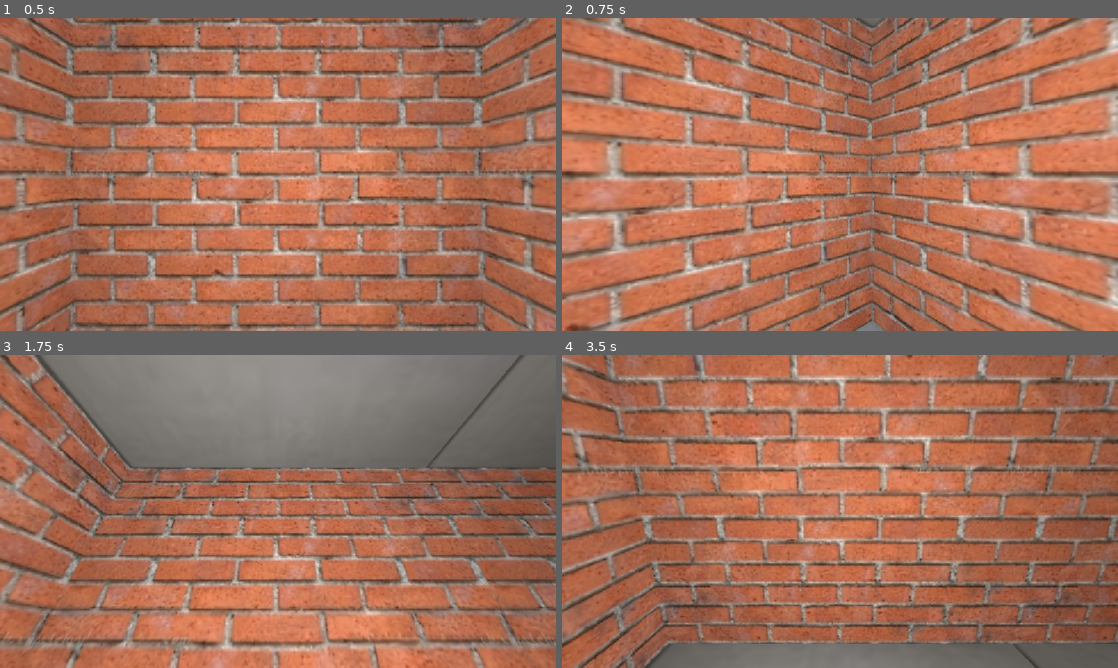
Above: before the commit, frames 1-4 (two rows, left to right).
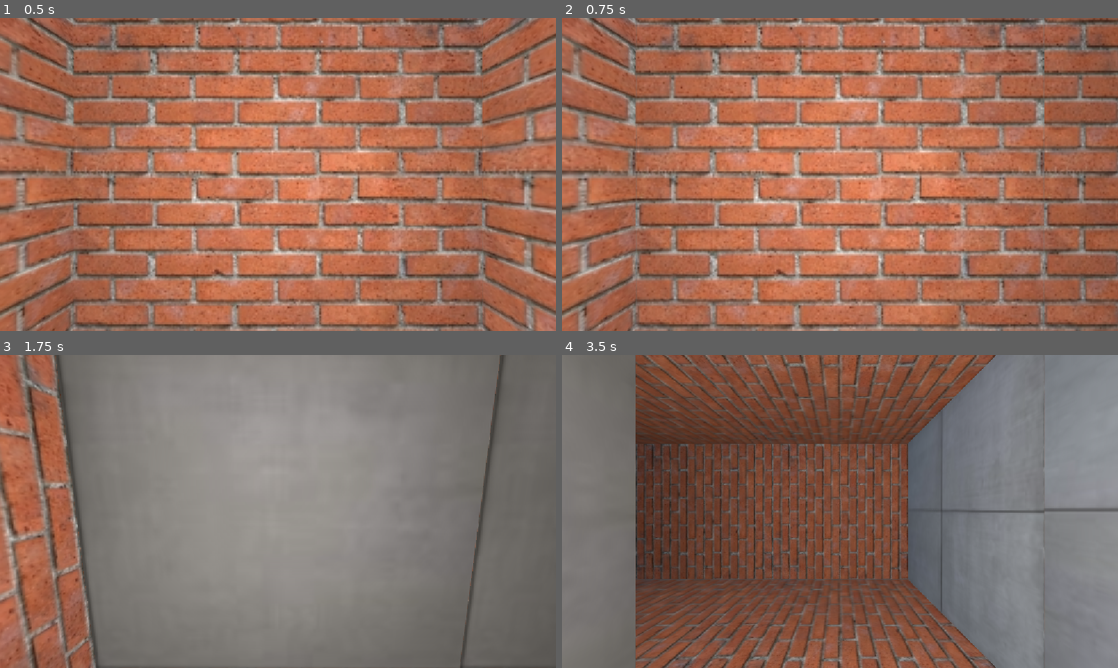
Above: after the commit, the same moments.

Repository: coopermeade-hash/Wall-Crawler
Game: Godot game, scene res://Scenes/game.tscn
Two runs of this game, one before a commit and one after it. Both use one fixed random seed, a clock stepped at 60 frames per second and the inputs below.
Inputs:
- Up to frame 1 (0.5 s): no input
- Up to frame 2 (0.75 s): tap Enter at 0.5 s; hold Right (turn_right) from 0.53 s (still down); hold Z (wall_crawl) from 0.53 s (still down)
- Up to frame 3 (1.75 s): tap Space (attack, bound only after the commit) at 0.8, 1.35 s; release Right (turn_right) at 1.28 s; release Z (wall_crawl) at 1.28 s; hold Down (move_backward) from 1.28 s (still down); tap Z (wall_crawl) at 1.55 s
- Up to frame 4 (3.5 s): release Down (move_backward) at 2.03 s; hold Right (turn_right) 2.03-2.78 s; hold Z (wall_crawl) 2.03-2.78 s; tap Space (attack, bound only after the commit) at 2.3, 2.75, 2.85 s; hold Up (move_forward) from 2.78 s (still down); tap Z (wall_crawl) at 3.05 s

Frame 1 is identical in both runs. In frame 2, 77% of the frame differs, in the area x 0-100%, y 0-100%; in frame 3, 67%; in frame 4, 94%.

Commit message:
Added attacks, victims, made player unable to fall
Added attacks, victims to eat, and made the player enter a stumble state when trying to move to onto a pit. This is my last commit tonight.

Diff:
--- /dev/null
+++ b/wall-crawler/Resources/Materials/victim_mat.tres
@@ -0,0 +1,7 @@
+[gd_resource type="StandardMaterial3D" format=3 uid="uid://3wpnaqnspnrh"]
+
+[resource]
+albedo_color = Color(1, 0.73333335, 0, 1)
+metallic = 0.7
+metallic_specular = 1.0
+roughness = 0.3
--- /dev/null
+++ b/wall-crawler/Scenes/Entity/victim.gd
@@ -0,0 +1,28 @@
+extends CharacterBody3D
+
+"""Our victims of the hour.
+
+* Should they wander?
+* Should they give odd benifits, like seeing through walls, or forcefully splitting us?
+"""
+
+const lethal_velocity = 100
+
+#ADD ANY EATING SHENANIGANS NOW.
+func eaten():
+	queue_free()
+
+#Death, for when they fall to thier doom, and we want gore and viscera. Does nothing for now.
+var dead = false
+func die():
+	dead = true
+
+
+var velocity_last_frame : Vector3
+func _physics_process(delta: float) -> void:
+	velocity += 10 * Vector3.DOWN * delta
+
+	if (velocity_last_frame - velocity).length() > lethal_velocity and not dead:
+		die()
+
+	velocity_last_frame = velocity
--- /dev/null
+++ b/wall-crawler/Scenes/Entity/victim.tscn
@@ -0,0 +1,18 @@
+[gd_scene format=3 uid="uid://eri3101y30lq"]
+
+[ext_resource type="Script" uid="uid://ck4sse4mw0gc3" path="res://Scenes/Entity/victim.gd" id="1_bvq1e"]
+[ext_resource type="Material" uid="uid://3wpnaqnspnrh" path="res://Resources/Materials/victim_mat.tres" id="1_wt0wq"]
+
+[sub_resource type="CapsuleMesh" id="CapsuleMesh_g4v7s"]
+material = ExtResource("1_wt0wq")
+
+[sub_resource type="CapsuleShape3D" id="CapsuleShape3D_g4v7s"]
+
+[node name="Victim" type="CharacterBody3D" unique_id=1136784696]
+script = ExtResource("1_bvq1e")
+
+[node name="MeshInstance3D" type="MeshInstance3D" parent="." unique_id=1992926711]
+mesh = SubResource("CapsuleMesh_g4v7s")
+
+[node name="CollisionShape3D" type="CollisionShape3D" parent="." unique_id=2087581101]
+shape = SubResource("CapsuleShape3D_g4v7s")
--- a/wall-crawler/Scenes/Map/WorldGen/world_gen.gd
+++ b/wall-crawler/Scenes/Map/WorldGen/world_gen.gd
@@ -10,9 +10,9 @@
 const WALL_ID = 0
 
 #The WIDTH, HEIGHT, and LENGTH of the maze. Constants are in caps.
-const WIDTH = 32
-const HEIGHT = 32
-const LENGTH = 32
+var WIDTH = 32
+var HEIGHT = 32
+var LENGTH = 32
 
 #The six cardinal directions of 3D space.
 const DIRS = [Vector3.LEFT, Vector3.RIGHT, Vector3.UP, Vector3.DOWN, Vector3.FORWARD, Vector3.BACK]
@@ -21,6 +21,15 @@
 func is_out_of_bounds(point : Vector3):
 	var is_false = point.x < 0 or point.y < 0 or point.z < 0 or point.x >= WIDTH or point.y >= HEIGHT or point.z >= LENGTH
 	return is_false
+
+var dead_ends = []
+
+
+func _init(width : int, height : int, length : int) -> void:
+	WIDTH = width
+	HEIGHT = height
+	LENGTH = length
+
 
 #Create a maze. walker_LENGTH is how long each walker will walk if it doesn't hit anything
 #Path count is the number of walkers
@@ -74,6 +83,8 @@
 
 			#if the dirs are empty, die, and start a new walker.
 			if dirs.is_empty():
+				#We also add the dead end to a list of dead ends
+				dead_ends.append(current_cell)
 				break
 
 			#Pick a random selected direction
--- a/wall-crawler/Scenes/Map/grid_map.gd
+++ b/wall-crawler/Scenes/Map/grid_map.gd
@@ -5,12 +5,19 @@
 """
 ##NOTE: The gridmap is set at 2x2x2 meter cells, so all player and tile movement will be a 2m increments unless we change it.
 
+@export var world_size = Vector3(32,32,32)
+
+#Made this an export in case we change the directory for the victim
+@export var victim_scene : PackedScene
+#How often a victim will be generated.
+@export_range(0.0, 1.0, 0.01) var victim_chance = 0.1
+
 #The player node, TODO: Replace this with something more fitting later when we get the splitting done.
 @onready var player = get_tree().get_first_node_in_group("player")
 
 func _ready() -> void:
-	var world_gen = WorldGen.new()
-	var cells = world_gen.create_maze()
+	var world_gen = WorldGen.new(world_size.x, world_size.y, world_size.z)
+	var cells = world_gen.create_maze(256, 32)
 
 
 
@@ -20,8 +27,27 @@
 				set_cell_item(Vector3i(x, y, z), cells[x][y][z])
 
 	place_player()
+	place_victims(world_gen.dead_ends)
 
 
 func place_player():
-	#Puts player in the center.
-	player.position = map_to_local(Vector3i.ONE * 16)
+	var start_tile = world_size / 2
+	#While we are in midair, move us down by one tile.
+	while get_cell_item(start_tile + Vector3.DOWN) == -1:
+		start_tile.y -= 1
+
+	#Puts player in the center, or close to it.
+	player.position = map_to_local(start_tile)
+
+
+func place_victims(dead_ends : Array ):
+	for dead_end in dead_ends:
+		#if a dead end is the center, skip, as that is where the player is.
+		if dead_end == Vector3.ONE * 16:
+			continue
+		var random_chance = randf()
+		#if there is a victim scene and we are below the victim chance.
+		if random_chance <= victim_chance and victim_scene:
+			var new_victim = victim_scene.instantiate()
+			new_victim.position = map_to_local(dead_end)
+			add_child(new_victim)
--- a/wall-crawler/Scenes/Player/Player.gd
+++ b/wall-crawler/Scenes/Player/Player.gd
@@ -3,24 +3,32 @@
 """This is a simple player controller. Splitscreen effects are to added later.
 
 We need the snake component, though i'm unsure if it'll work in these tight cooridoors, and if it'll be fun.
-We also need the wall crawling component, though with how I've coded it, it could work by:
-	Simply rotating the player 90 degrees in the correct axis so it looks like they are walking on a wall.
-	We could also change the player's gravity to mess with them more, if we want to go in a more escher-like direction.
-		And for gravity we could swap this for a character controller or a rigid body if we want to be lazy.
+We also need the spliiting component, i'm leaving that for saturday.
 """
 
+##NOTE: PLAYER COLLISON IS A SPHERE TO AVOID BEING NUDGED WHEN ROTATING IN X AXIS. DO NOT CHANGE IT. THIS MEANS YOU.
+
 #How long a turn takes in seconds.
-const TURN_SPEED = 0.5
+const TURN_SPEED = 0.2
 #How long it takes to move a tile in seconds.
 const MOVE_SPEED = 0.1
 #The time it takes to wait inbetween a move and being able to move again. Made for fast move speeds.
 const WAIT_TIME = 0.1
 
+@onready var map : GridMap = get_tree().get_first_node_in_group("map")
+
 @onready var camera = $Camera3D
 @onready var raycast = $RayCast3D
+@onready var downcast = $Downcast
 
 #This varible makes sure the player doesn't input while a tween is active, putting them offgrid.
 var can_input = true
+
+
+#Checks if our 'down' is equal to true down, by comparing the distance.
+func check_if_sticking_to_wall(distance_limit = 0.01):
+	var our_down = (basis * Vector3.DOWN).normalized()
+	return (our_down - Vector3.DOWN).length_squared() < distance_limit
 
 
 func _unhandled_input(event: InputEvent) -> void:
@@ -34,6 +42,7 @@
 	elif event.is_action_pressed("turn_right"):
 		turn(-1)
 
+	#Face a wall on crawl onto it.
 	if event.is_action_pressed("wall_crawl"):
 		wall_crawl()
 
@@ -42,6 +51,10 @@
 		await try_move(Vector3.FORWARD)
 	elif event.is_action("move_backward"):
 		await try_move(Vector3.BACK)
+
+	#Kill people
+	if event.is_action_pressed("attack"):
+		try_attack()
 
 
 #Direction is how many degrees the character will turn, in 90 degree increments.
@@ -55,6 +68,11 @@
 	#Turn 90 degrees in TURN_SPEED seconds.
 
 
+
+	##NOTE: I got the target basis and slerp idea from google's AI.
+	##I tested the damn thing piece by piece so I would use as little as possible, but it would give errors about scaling.
+	##I'm sorry, please dont stone me. -Cooper
+
 	#This allows turning to work when wall crawling.
 	var target_basis = basis.rotated(basis_axis.normalized(), PI / 2 * dir)
 
@@ -65,7 +83,7 @@
 			basis = original_basis.slerp(target_basis, slerp_weight)
 			scale = original_scale
 	, 0.0, 1.0, TURN_SPEED)
-
+	##END AI INFLUENCED SECTION.
 	await tween.finished
 	#Wait until tween is done, then make tween work.
 	can_input = true
@@ -81,11 +99,8 @@
 		return
 	if not raycast.get_collider() is GridMap:
 		return
-
 	#Now we perform a turn in the x axis.
-	turn(1, basis.x)
-
-
+	await turn(1, basis.x)
 
 
 
@@ -99,9 +114,18 @@
 	raycast.target_position = direction * length
 	raycast.force_raycast_update()
 
+	#The downcast is so when we are wall crawling, we walk onto thin air and reveal that we don't have gravity while wall crawling.
+	downcast.position = raycast.target_position
+
+
 	#If the raycast collides, something is blocking it, and we shouldn't move.
-	#TODO: Add the wallcrawling element.
+	#TODO: Make this into a bump animation, where we run into the wall.
 	if raycast.is_colliding():
+		return
+
+	#TODO: Make this into a stumbble animation, where we almost fall off but catch ourselves.
+	##NOTE: This makes falling impossible! For now i've removed falling, since we can't do it.
+	if not downcast.is_colliding():
 		return
 
 	#The basis, times the direction so it properly goes to where we are facing, times two so we move a full tile.
@@ -112,7 +136,23 @@
 	#Turn 90 degrees in TURN_SPEED seconds.
 	tween.tween_property(self, "position", position + basis_dir, MOVE_SPEED)
 	await tween.finished
+
 	##NOTE: Aadded this to make holding W not as fast on fast movespeeds. Waits a additional time period.
 	await get_tree().create_timer(WAIT_TIME).timeout
 	#Wait until tween is done, then make tween work.
 	can_input = true
+
+
+
+func try_attack():
+	raycast.target_position = Vector3.FORWARD * 2
+	raycast.force_raycast_update()
+
+	if not raycast.is_colliding():
+		return
+	if raycast.get_collider() is GridMap:
+		return
+
+	var collider = raycast.get_collider()
+	if collider.has_method("eaten"):
+		collider.eaten()
--- a/wall-crawler/Scenes/Player/player.tscn
+++ b/wall-crawler/Scenes/Player/player.tscn
@@ -3,10 +3,13 @@
 [ext_resource type="Script" uid="uid://cmejxqhu5y0y6" path="res://Scenes/Player/Player.gd" id="1_v0iea"]
 [ext_resource type="Material" uid="uid://cetrrsedfmdm" path="res://Resources/Materials/player_mat.tres" id="2_a3d8c"]
 
-[sub_resource type="CapsuleShape3D" id="CapsuleShape3D_g4v7s"]
+[sub_resource type="SphereShape3D" id="SphereShape3D_wrm1d"]
+radius = 1.0
 
-[sub_resource type="CapsuleMesh" id="CapsuleMesh_g4v7s"]
+[sub_resource type="SphereMesh" id="SphereMesh_cj48j"]
 material = ExtResource("2_a3d8c")
+radius = 1.0
+height = 2.0
 
 [node name="Player" type="CharacterBody3D" unique_id=1105068022 groups=["player"]]
 script = ExtResource("1_v0iea")
@@ -15,13 +18,16 @@
 transform = Transform3D(0.99999994, 0, 0, 0, 0.9999999, 0, 0, 0, 0.99999994, 0, 0, 0)
 current = true
 
+[node name="Downcast" type="RayCast3D" parent="." unique_id=709710841]
+target_position = Vector3(0, -2, 0)
+
 [node name="RayCast3D" type="RayCast3D" parent="." unique_id=232803434]
 target_position = Vector3(0, 0, 0)
 
 [node name="OmniLight3D" type="OmniLight3D" parent="." unique_id=81167272]
 
 [node name="CollisionShape3D" type="CollisionShape3D" parent="." unique_id=1217030593]
-shape = SubResource("CapsuleShape3D_g4v7s")
+shape = SubResource("SphereShape3D_wrm1d")
 
 [node name="MeshInstance3D" type="MeshInstance3D" parent="." unique_id=790232842]
-mesh = SubResource("CapsuleMesh_g4v7s")
+mesh = SubResource("SphereMesh_cj48j")
--- a/wall-crawler/Scenes/game.tscn
+++ b/wall-crawler/Scenes/game.tscn
@@ -2,6 +2,7 @@
 
 [ext_resource type="MeshLibrary" uid="uid://dpg8w7ded21p8" path="res://Resources/tiles.tres" id="1_wrm1d"]
 [ext_resource type="Script" uid="uid://dsaq4bkoily40" path="res://Scenes/Map/grid_map.gd" id="2_3dryh"]
+[ext_resource type="PackedScene" uid="uid://eri3101y30lq" path="res://Scenes/Entity/victim.tscn" id="3_3dryh"]
 [ext_resource type="PackedScene" uid="uid://dojt6ir5jfyg6" path="res://Scenes/Player/player.tscn" id="3_wrm1d"]
 
 [sub_resource type="ProceduralSkyMaterial" id="ProceduralSkyMaterial_feb5d"]
@@ -17,15 +18,19 @@
 
 [node name="Game" type="Node" unique_id=107631943]
 
-[node name="DirectionalLight3D" type="DirectionalLight3D" parent="." unique_id=1673026051]
+[node name="World" type="Node3D" parent="." unique_id=1177675386]
+
+[node name="DirectionalLight3D" type="DirectionalLight3D" parent="World" unique_id=1673026051]
 transform = Transform3D(-0.8660254, -0.43301278, 0.25, 0, 0.49999997, 0.86602545, -0.50000006, 0.75, -0.43301266, 0, 0, 0)
 shadow_enabled = true
 
-[node name="WorldEnvironment" type="WorldEnvironment" parent="." unique_id=861552370]
+[node name="WorldEnvironment" type="WorldEnvironment" parent="World" unique_id=861552370]
 environment = SubResource("Environment_7jktm")
 
-[node name="GridMap" type="GridMap" parent="." unique_id=1119345686]
+[node name="GridMap" type="GridMap" parent="World" unique_id=1119345686 groups=["map"]]
 mesh_library = ExtResource("1_wrm1d")
 script = ExtResource("2_3dryh")
+victim_scene = ExtResource("3_3dryh")
+victim_chance = 1.0
 
-[node name="Player" parent="." unique_id=471360206 instance=ExtResource("3_wrm1d")]
+[node name="Player" parent="World" unique_id=471360206 instance=ExtResource("3_wrm1d")]
--- a/wall-crawler/project.godot
+++ b/wall-crawler/project.godot
@@ -23,6 +23,7 @@
 [global_group]
 
 player="Is a player, or one of it's clones"
+map="the global map"
 
 [input]
 
@@ -61,9 +62,10 @@
 "events": [Object(InputEventKey,"resource_local_to_scene":false,"resource_name":"","device":-1,"window_id":0,"alt_press …(192 unchanged characters)…
 ]
 }
-end_wall_crawl={
+attack={
 "deadzone": 0.2,
-"events": []
+"events": [Object(InputEventKey,"resource_local_to_scene":false,"resource_name":"","device":-1,"window_id":0,"alt_pressed":false,"shift_pressed":false,"ctrl_pressed":false,"meta_pressed":false,"pressed":false,"keycode":0,"physical_keycode":32,"key_label":0,"unicode":32,"location":0,"echo":false,"script":null)
+]
 }
 
 [physics]
Not shown, added: wall-crawler/Scenes/Entity/victim.gd.uid
Not shown, added: wall-crawler/Scenes/game.tscn9808416591.tmp
